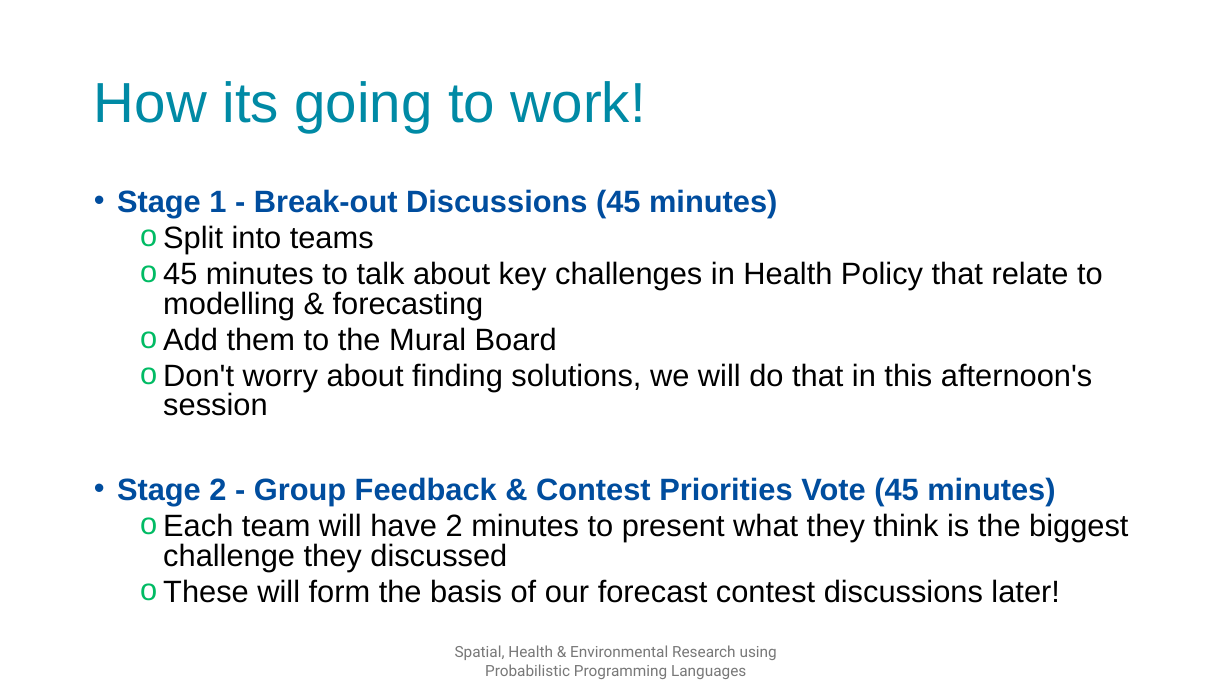
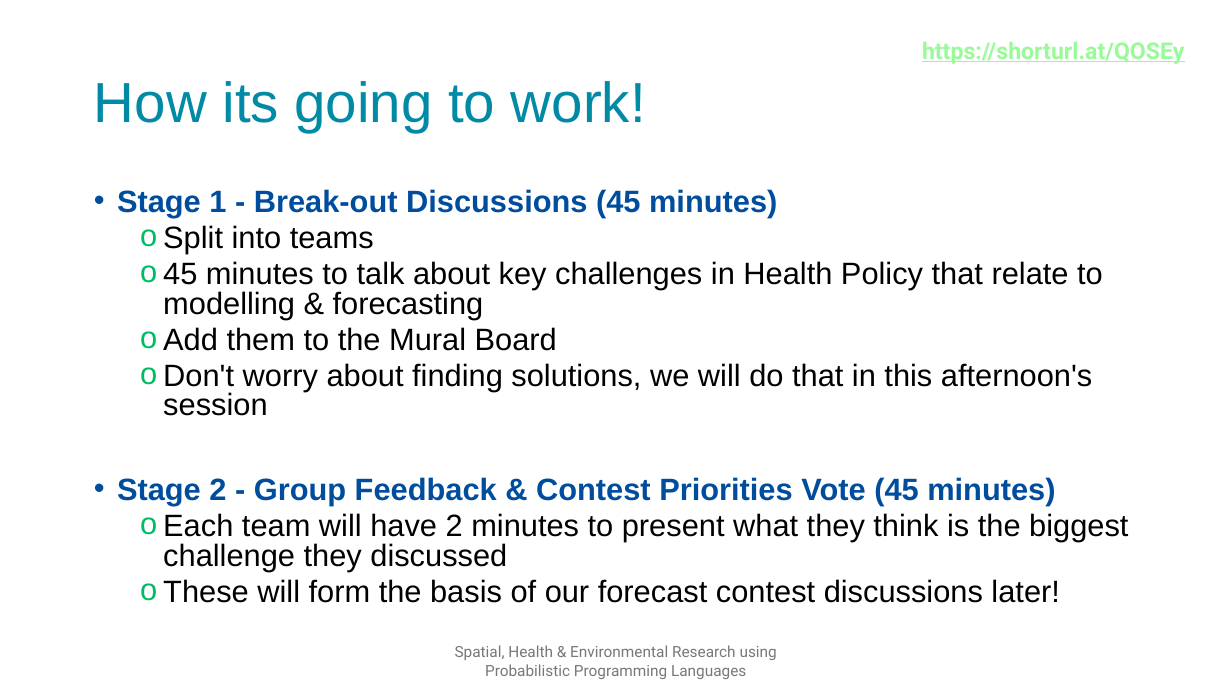
Before and after one commit to SPHERE-PPL/Annual-Meeting-Jan25, a slide deck: slide 16 of Presentations/DayPlan/Full Presentation.pptx. Drawn at 1232x693 pixels with LibreOffice and Linux fonts; fonts in the diff are those of the drawing; background and template pictures are left out. Boxes give left, top, right and bottom in pixels: in the first picture for what was removed or moved away, otherwise in the second. Text is boxed around its words. In the diff, an @@ line names an element or a change of style, - is before the commit and + after.

```diff
--- a/Presentations/DayPlan/Full Presentation.pptx
+++ b/Presentations/DayPlan/Full Presentation.pptx
@@ text added at [922, 42, 1184, 64], 18 pt, text #98FB98, bold, underline @@
+https://shorturl.at/QOSEy
```
Also in this commit, not shown: 4 other slides changed, 1 slide added, 1 other file.
